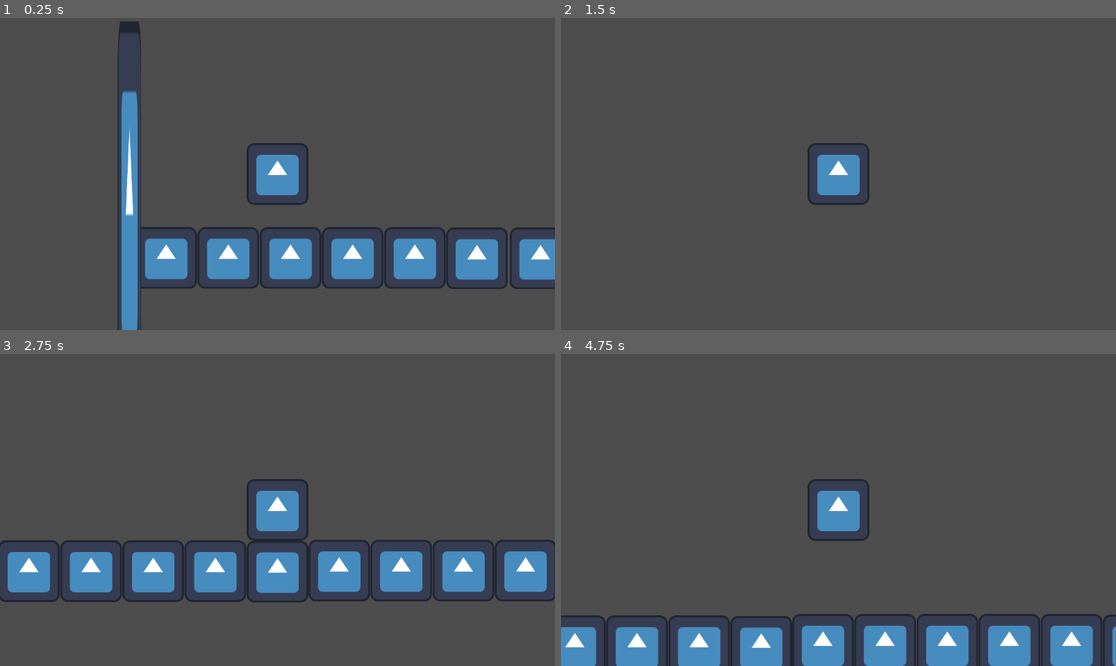
Above: before the commit, frames 1-4 (two rows, left to right).
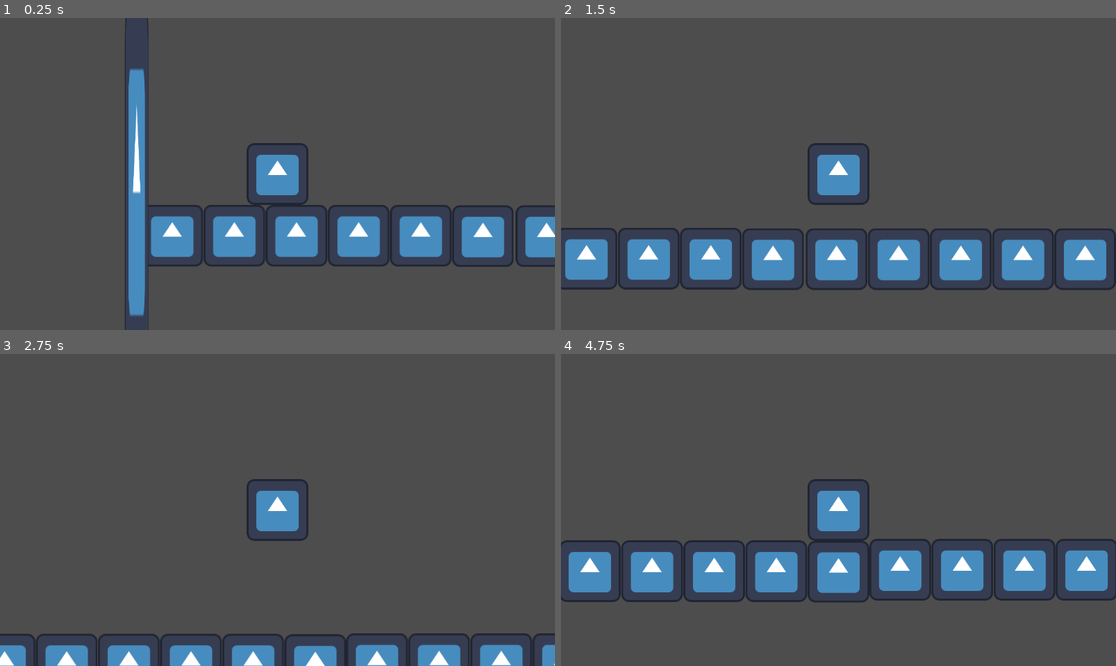
Above: after the commit, the same moments.

Repository: Talen400/42-gd-jam
Game: Godot game, scene res://scenes/world.tscn
The game is run twice, just before and just after one commit, with the same random seed, the same clock (stepped at 60 frames per second) and the same inputs. The engine's default icon, where the game draws it, is replaced by a stand-in: a white triangle on a blue panel in a dark square.
Inputs:
- Up to frame 1 (0.25 s): no input
- Up to frame 2 (1.5 s): hold Space (jump) 0.53-1.28 s; tap Space (jump) at 1.35 s
- Up to frame 3 (2.75 s): tap Space (jump) at 1.52, 1.82 s; hold Space (jump) from 2.03 s (still down)
- Up to frame 4 (4.75 s): release Space (jump) at 2.78 s; tap Space (jump) at 2.85, 3.02, 3.32, 4.35, 4.52 s; hold Space (jump) 3.53-4.28 s

The runs differ from the first frame. In frame 1, 14% of the frame differs, in the area x 21-100%, y 0-100%; in frame 2, 12%; in frame 3, 18%; in frame 4, 22%, in the area x 0-100%, y 59-100%.

Commit message:
feat(player&wall): add player movement with Vx constant and death wall

Diff:
--- a/scripts/death_wall.gd
+++ b/scripts/death_wall.gd
@@ -1,18 +1,13 @@
 extends Area2D
 
-const velocity = 5
-# Called when the node enters the scene tree for the first time.
+@export var velocity = 15
 
-func _ready() -> void:
-	pass # Replace with function body.
 
-# Called every frame. 'delta' is the elapsed time since the previous frame.
 func _process(delta: float) -> void:
 	position.x += velocity * delta
-	pass
+
 
 func _on_body_entered(body: Node2D) -> void:
 	print("Entrou!")
 	if body.is_in_group("players"):
 		body.death()
-	pass # Replace with function body.
--- a/scripts/player_movement.gd
+++ b/scripts/player_movement.gd
@@ -1,26 +1,24 @@
 extends CharacterBody2D
 
 
-const SPEED = 1000.0
-const JUMP_VELOCITY = -800.0
-const VELOCITY_RUN = 0.5
+@export var SPEED = 450.0
+@export var JUMP_VELOCITY = -1200.0
+@export var GRAVITY_SCALE = 3.5
+@export var JUMP_RELEASE_MULTIPLIER = 0.4
 
 func death() -> void:
 	get_tree().reload_current_scene()
 
 func _physics_process(delta: float) -> void:
-	# Add the gravity.
 	if not is_on_floor():
-		velocity += get_gravity() * delta
+		velocity += get_gravity() * GRAVITY_SCALE * delta
 
-	# Handle jump.
-	if Input.is_action_just_pressed("jump") and is_on_floor():
+	if Input.is_action_pressed("jump") and is_on_floor():
 		velocity.y = JUMP_VELOCITY
 
-	var direction := VELOCITY_RUN
-	if direction:
-		velocity.x = direction * SPEED
-	else:
-		velocity.x = move_toward(velocity.x, 0, SPEED)
+	if Input.is_action_just_released("jump") and velocity.y < 0.0:
+		velocity.y *= JUMP_RELEASE_MULTIPLIER
+
+	velocity.x = SPEED
 
 	move_and_slide()
Not shown, added: -1
